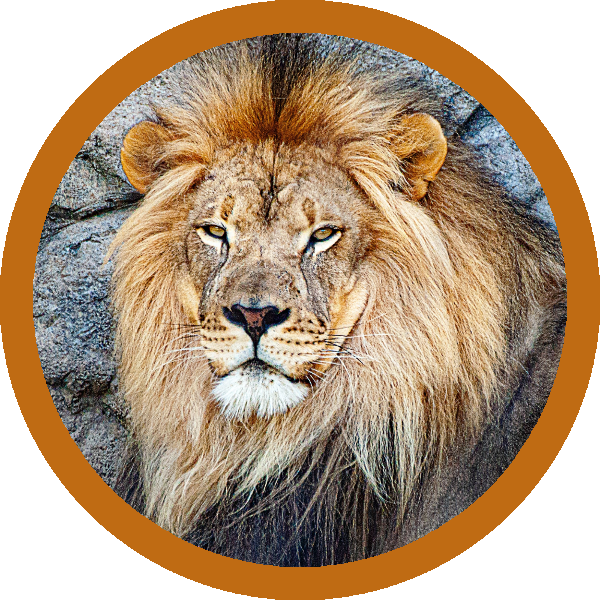
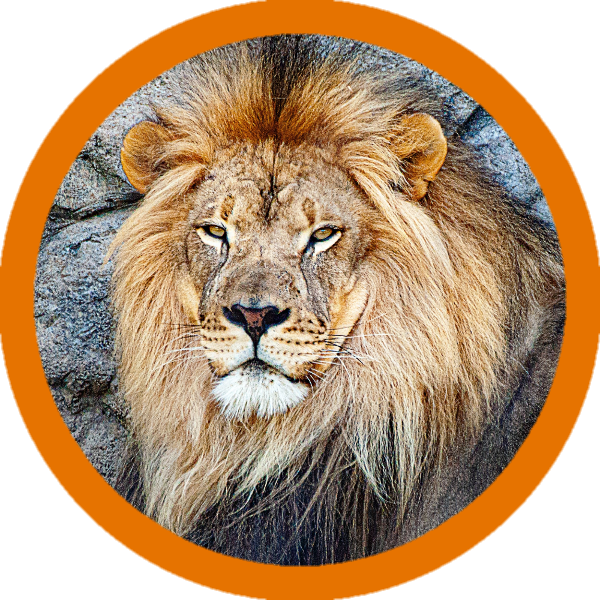
Layer changes from the first (600, 600) image to the second:
painted on "Layer #1" over [0, 0, 600, 600]
hid "Layer" over [0, 0, 600, 600]
